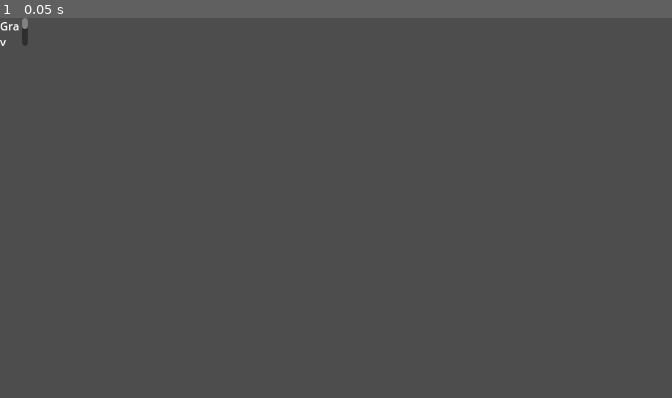
Above: before the commit, frame 1.
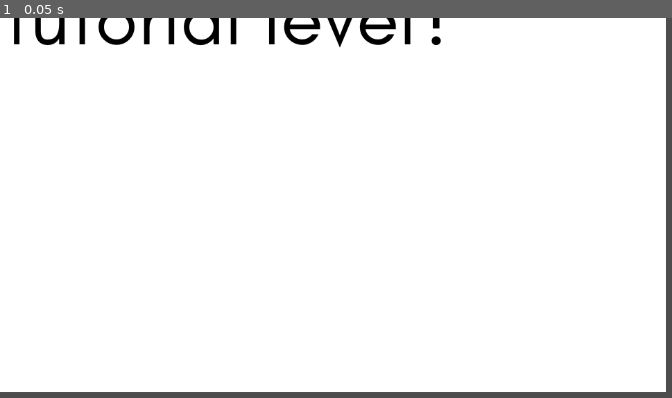
Above: after the commit, the same moment.

Repository: 26SathvikV/toy4
Game: Godot game, scene res://title.tscn
The game is run twice, just before and just after one commit, with the same random seed, the same clock (stepped at 60 frames per second) and the same inputs.
Inputs:
- Up to frame 1 (0.05 s): no input

The runs differ from the first frame. In frame 1, 97% of the frame differs, in the area x 0-100%, y 0-99%.

Commit message:
progress update 2

Diff:
--- a/title.tscn
+++ b/title.tscn
@@ -1,13 +1,28 @@
-[gd_scene load_steps=2 format=3 uid="uid://b3ny0h26oaoll"]
+[gd_scene load_steps=4 format=3 uid="uid://b3ny0h26oaoll"]
+
+[ext_resource type="Texture2D" uid="uid://bvtgaiig87h8t" path="res://titlePlaceholder.png" id="1_xkmyw"]
+[ext_resource type="FontFile" uid="uid://cinimdaeyn5mq" path="res://Madimi_One/MadimiOne-Regular.ttf" id="2_b83aq"]
 
 [sub_resource type="Theme" id="Theme_tqqj5"]
+default_font = ExtResource("2_b83aq")
+default_font_size = 100
 
 [node name="Node2D" type="Node2D"]
 
-[node name="RichTextLabel" type="RichTextLabel" parent="."]
-offset_right = 40.0
-offset_bottom = 40.0
+[node name="Sprite2D" type="Sprite2D" parent="."]
+texture = ExtResource("1_xkmyw")
+
+[node name="RichTextLabel" type="RichTextLabel" parent="Sprite2D"]
+anchors_preset = 5
+anchor_left = 0.5
+anchor_right = 0.5
+offset_left = -1460.0
+offset_top = -500.0
+offset_right = -460.0
+offset_bottom = -200.0
+grow_horizontal = 2
 theme = SubResource("Theme_tqqj5")
-text = "Gray Goo Scenario"
-
-[node name="Sprite2D" type="Sprite2D" parent="."]
+theme_override_colors/default_color = Color(0, 0, 0, 1)
+bbcode_enabled = true
+text = "[center]Gray Goo
+Scenario[/center]"
Not shown, added: Madimi_One/MadimiOne-Regular.ttf.import
Not shown, added: Open_Sans/OFL.txt
Binary file added: Open_Sans/OpenSans-Italic-VariableFont_wdth,wght.ttf
Binary file added: Open_Sans/OpenSans-VariableFont_wdth,wght.ttf
Not shown, added: Open_Sans/README.txt
Binary file added: Open_Sans/static/OpenSans-Bold.ttf
Binary file added: Open_Sans/static/OpenSans-BoldItalic.ttf
Binary file added: Open_Sans/static/OpenSans-ExtraBold.ttf
Binary file added: Open_Sans/static/OpenSans-ExtraBoldItalic.ttf
Binary file added: Open_Sans/static/OpenSans-Italic.ttf
Binary file added: Open_Sans/static/OpenSans-Light.ttf
Binary file added: Open_Sans/static/OpenSans-LightItalic.ttf
(and 30 more such lines)
